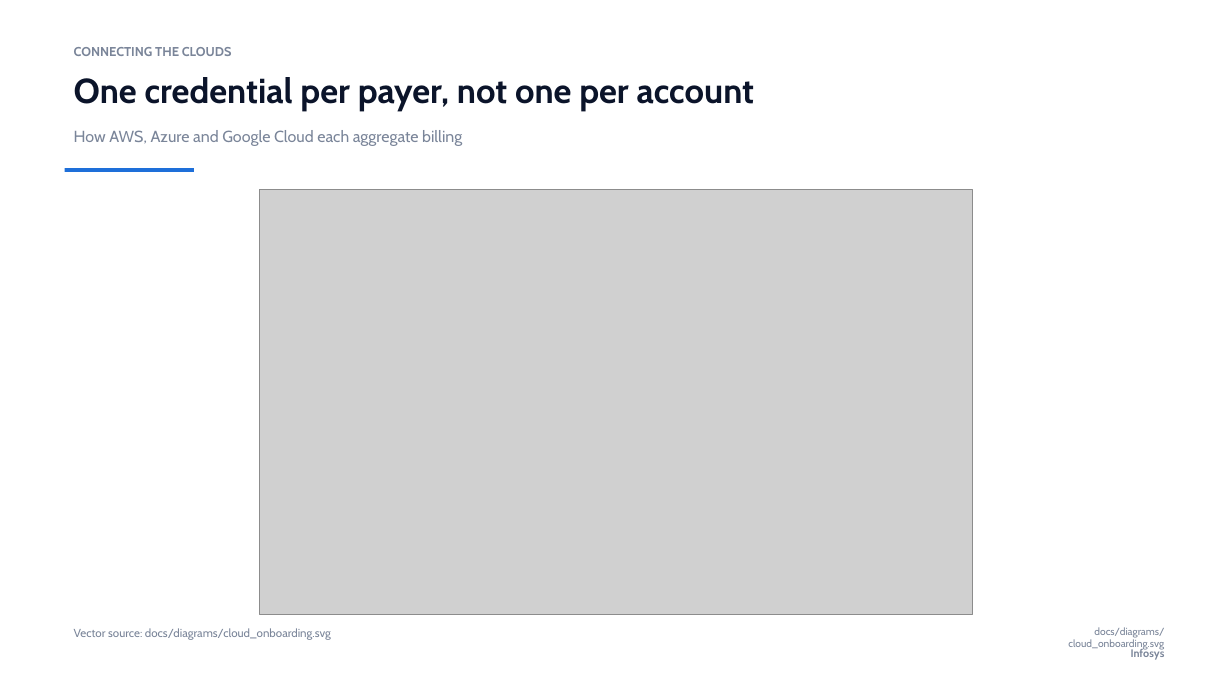
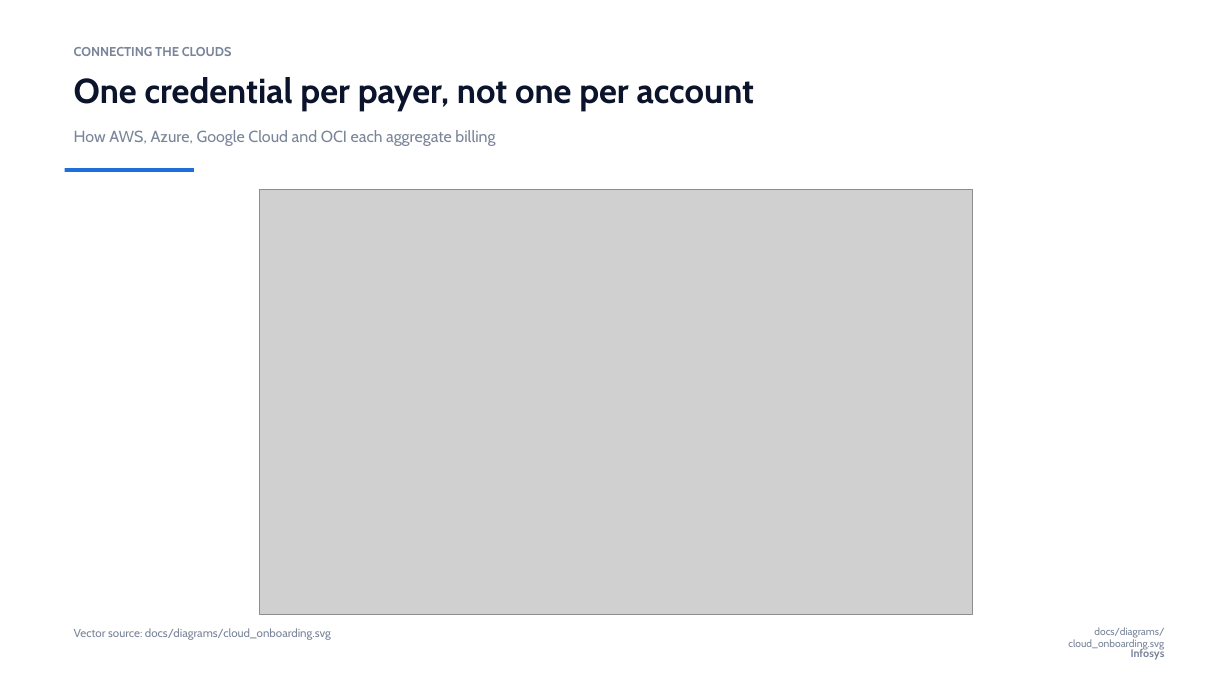
Before and after one commit to ajittgosavii/finops-gcp, a slide deck: slide 5 of Infosys_FinOps_GCP_Platform.pptx. Drawn at 1232x693 pixels with LibreOffice and Linux fonts; fonts in the diff are those of the drawing; grey boxes stand for pictures. Boxes give left, top, right and bottom in pixels: in the first picture for what was removed or moved away, otherwise in the second. Text is boxed around its words. In the diff, an @@ line names an element or a change of style, - is before the commit and + after.

```diff
--- a/Infosys_FinOps_GCP_Platform.pptx
+++ b/Infosys_FinOps_GCP_Platform.pptx
@@ text at (74, 130, 495, 146): text changed @@
-How AWS, Azure and Google Cloud each aggregate billing
+How AWS, Azure, Google Cloud and OCI each aggregate billing
```
Also in this commit, not shown: 14 other slides changed, 24 other files.
